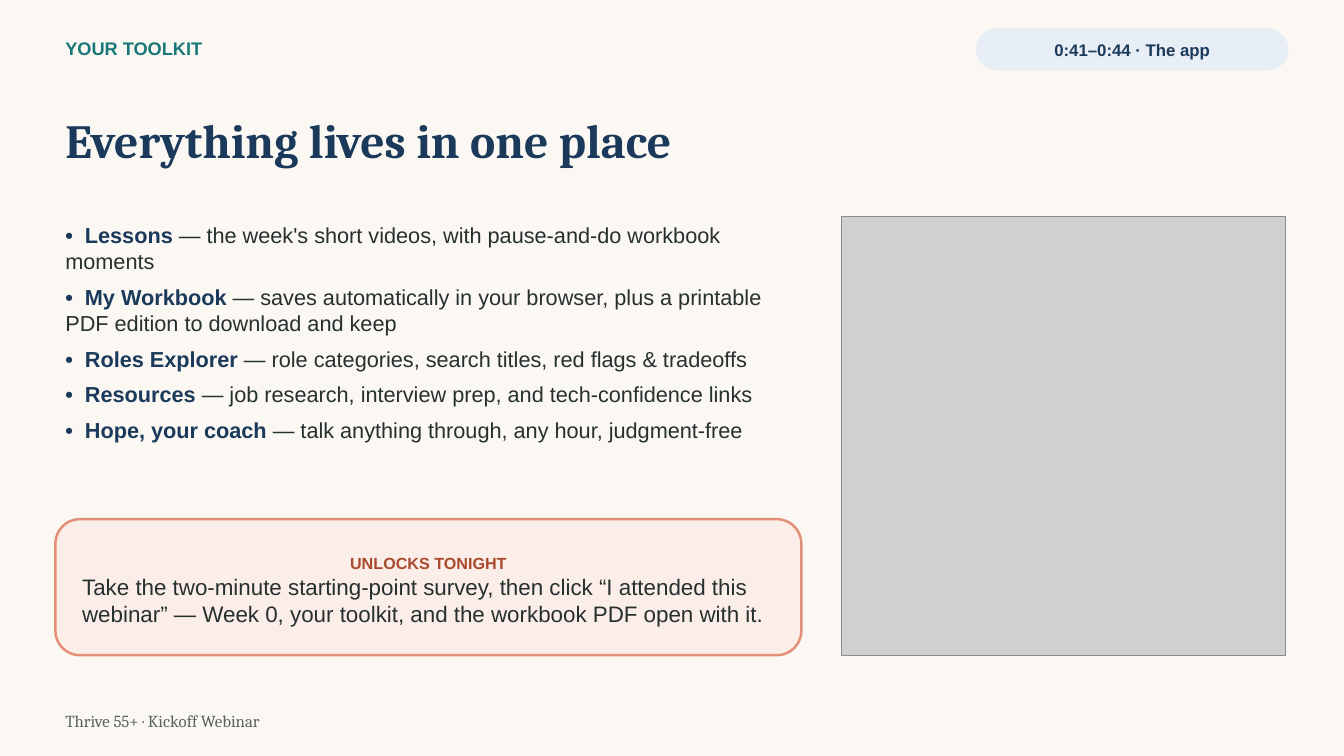
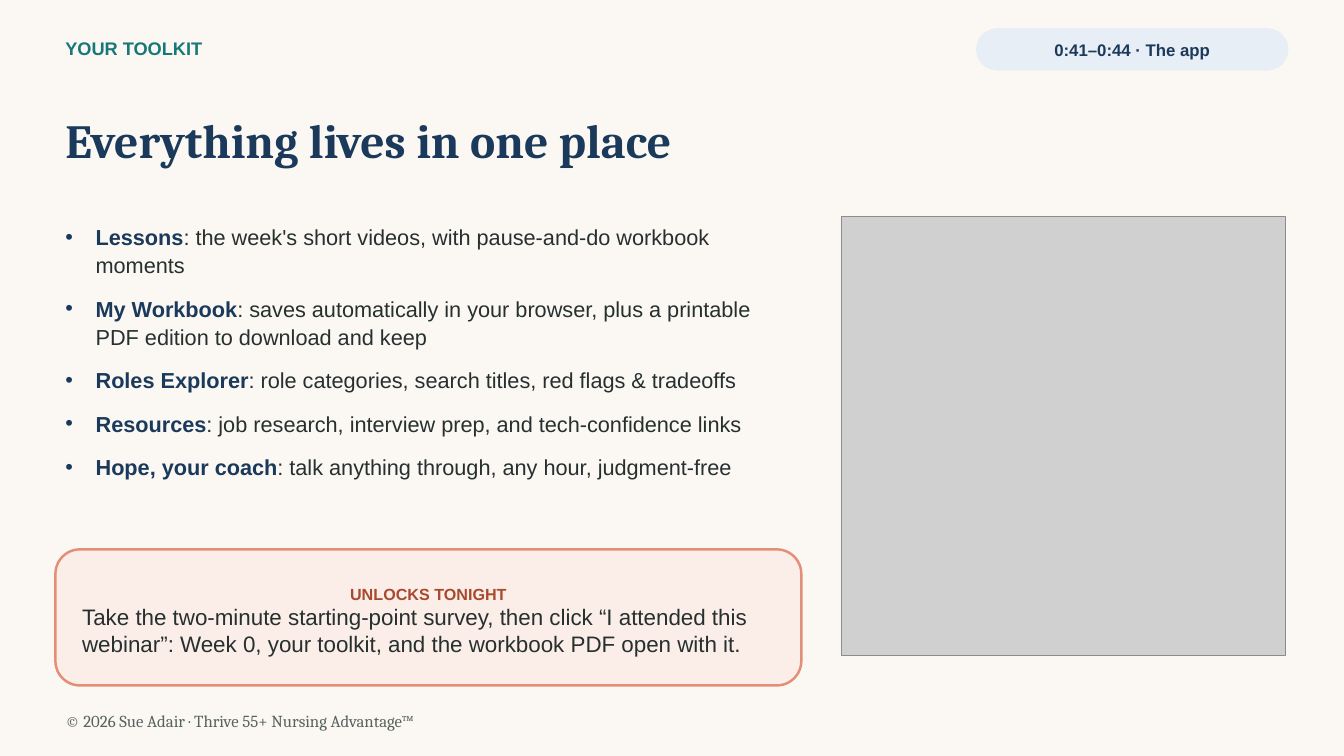
Before and after one commit to MissTully/Thrive-55, a slide deck: slide 13 of webinars/Thrive55_Week0_Kickoff_Zoom.pptx. Drawn at 1344x756 pixels with LibreOffice and Linux fonts; fonts in the diff are those of the drawing; grey boxes stand for pictures. Boxes give left, top, right and bottom in pixels: in the first picture for what was removed or moved away, otherwise in the second. Text is boxed around its words. In the diff, an @@ line names an element or a change of style, - is before the commit and + after.

```diff
--- a/webinars/Thrive55_Week0_Kickoff_Zoom.pptx
+++ b/webinars/Thrive55_Week0_Kickoff_Zoom.pptx
@@ text at (96,229,750,480): text changed @@
-• Lessons — the week's short videos, with pause-and-do workbook moments
-• My Workbook — saves automatically in your browser, plus a printable PDF edition to download and keep
-• Roles Explorer — role categories, search titles, red flags & tradeoffs
-• Resources — job research, interview prep, and tech-confidence links
-• Hope, your coach — talk anything through, any hour, judgment-free
+• Lessons: the week's short videos, with pause-and-do workbook moments
+• My Workbook: saves automatically in your browser, plus a printable PDF edition to download and keep
+• Roles Explorer: role categories, search titles, red flags & tradeoffs
+• Resources: job research, interview prep, and tech-confidence links
+• Hope, your coach: talk anything through, any hour, judgment-free
@@ rounded rectangle "UNLOCKS TONIGHT": place and size @@
-rounded rectangle "UNLOCKS TONIGHT" at (55,519,802,655)
+rounded rectangle "UNLOCKS TONIGHT" at (55,549,802,686)
@@ text in rounded rectangle at (82,608,747,657): text changed @@
-Take the two-minute starting-point survey, then click “I attended this webinar” — Week 0, your toolkit, and the workbook PDF open with it.
+Take the two-minute starting-point survey, then click “I attended this webinar”: Week 0, your toolkit, and the workbook PDF open with it.
@@ text at (83,715,414,731): text changed @@
-Thrive 55+ · Kickoff Webinar
+© 2026 Sue Adair · Thrive 55+ Nursing Advantage™
```
Also in this commit, not shown: 16 other slides changed.
